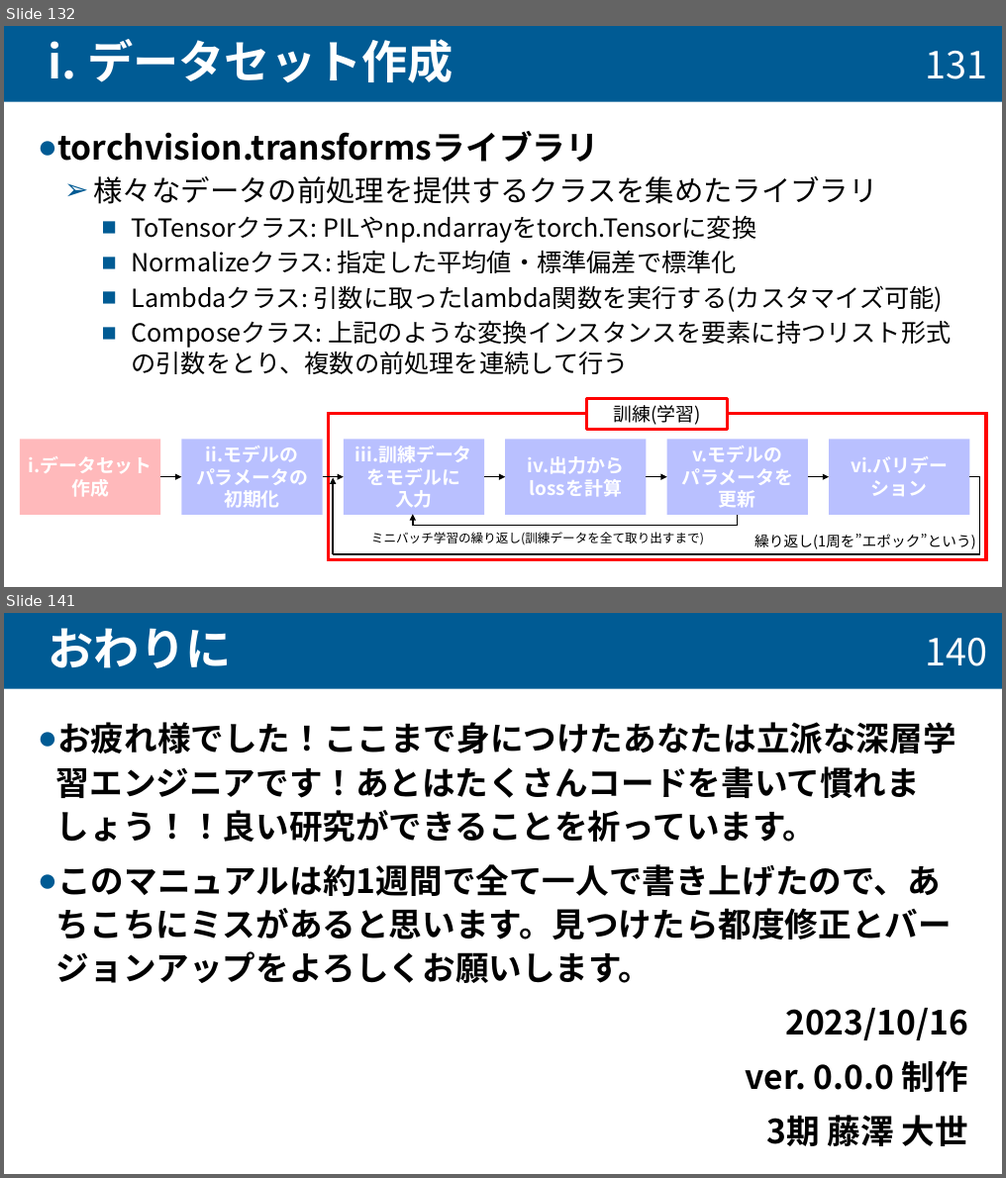
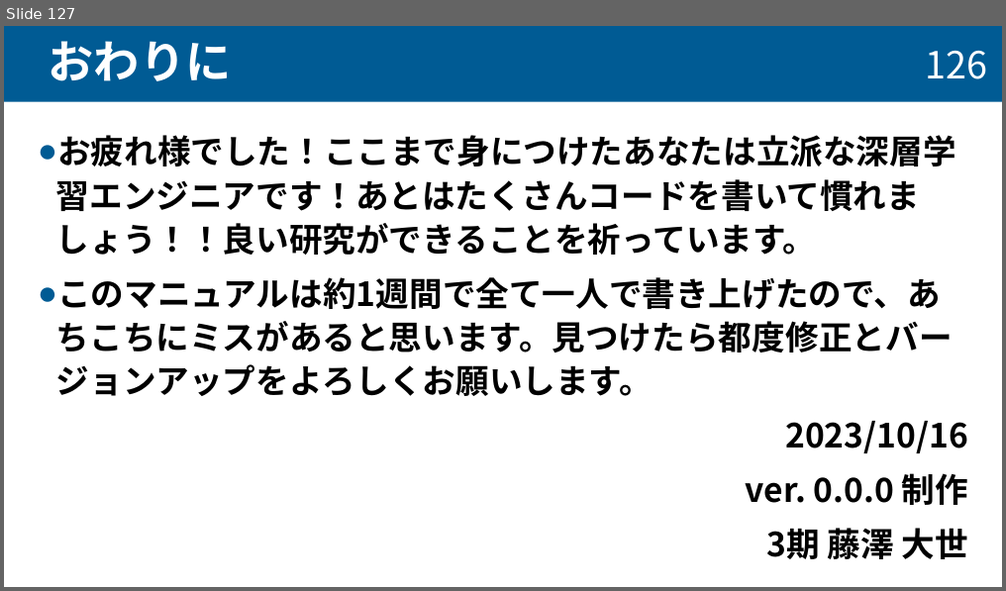
Before and after one commit to taiseifujisawa/cnn_manual_nktlab, a slide deck: cnn_manual.pptx. Shown one above the other, each under a label of ours: slides 132 and 141 before the commit, slide 127 after it; the slides between them are not shown. The pictures are 1006x1178 and 1006x591 pixels, drawn with LibreOffice and Linux fonts; fonts in the diff are those of the drawing. Boxes give left, top, right and bottom in pixels: in the first picture for what was removed or moved away, otherwise in the second. Text is boxed around its words. In the diff, an @@ line names an element or a change of style, - is before the commit and + after.

```diff
--- a/cnn_manual.pptx
+++ b/cnn_manual.pptx
@@ slide 132 removed at (4, 26, 1002, 587), background #FFFFFF @@
@@ title removed at (4, 26, 1002, 101) @@
-i. データセット作成
@@ page number removed at (925, 51, 987, 79) @@
-131
@@ text removed at (57, 131, 950, 374) @@
-● torchvision.transformsライブラリ
-  ➢ 様々なデータの前処理を提供するクラスを集めたライブラリ
-    ■ ToTensorクラス: PILやnp.ndarrayをtorch.Tensorに変換
-    ■ Normalizeクラス: 指定した平均値・標準偏差で標準化
-    ■ Lambdaクラス: 引数に取ったlambda関数を実行する(カスタマイズ可能)
-    ■ Composeクラス: 上記のような変換インスタンスを要素に持つリスト形式の引数をとり、複数の前処理を連続して行う
@@ group removed at (20, 399, 986, 561): 8 rectangles, 7 arrows, 2 texts, 2 lines, 1 elbow line @@
-i.データセット
-作成
-ii.モデルの
-パラメータの
-初期化
-iii.訓練データ
-をモデルに
-入力
-iv.出力からlossを計算
-v.モデルの
-パラメータを更新
-vi.バリデーション
-訓練(学習)
-繰り返し(1周を”エポック”という)
-ミニバッチ学習の繰り返し(訓練データを全て取り出すまで)
@@ what was slide 141 is now slide 127 @@
@@ page number at (925, 51, 987, 79): text changed @@
-140
+126
```
Also in this commit, not shown: 7 slides changed, 15 slides added, 28 other slides removed.
